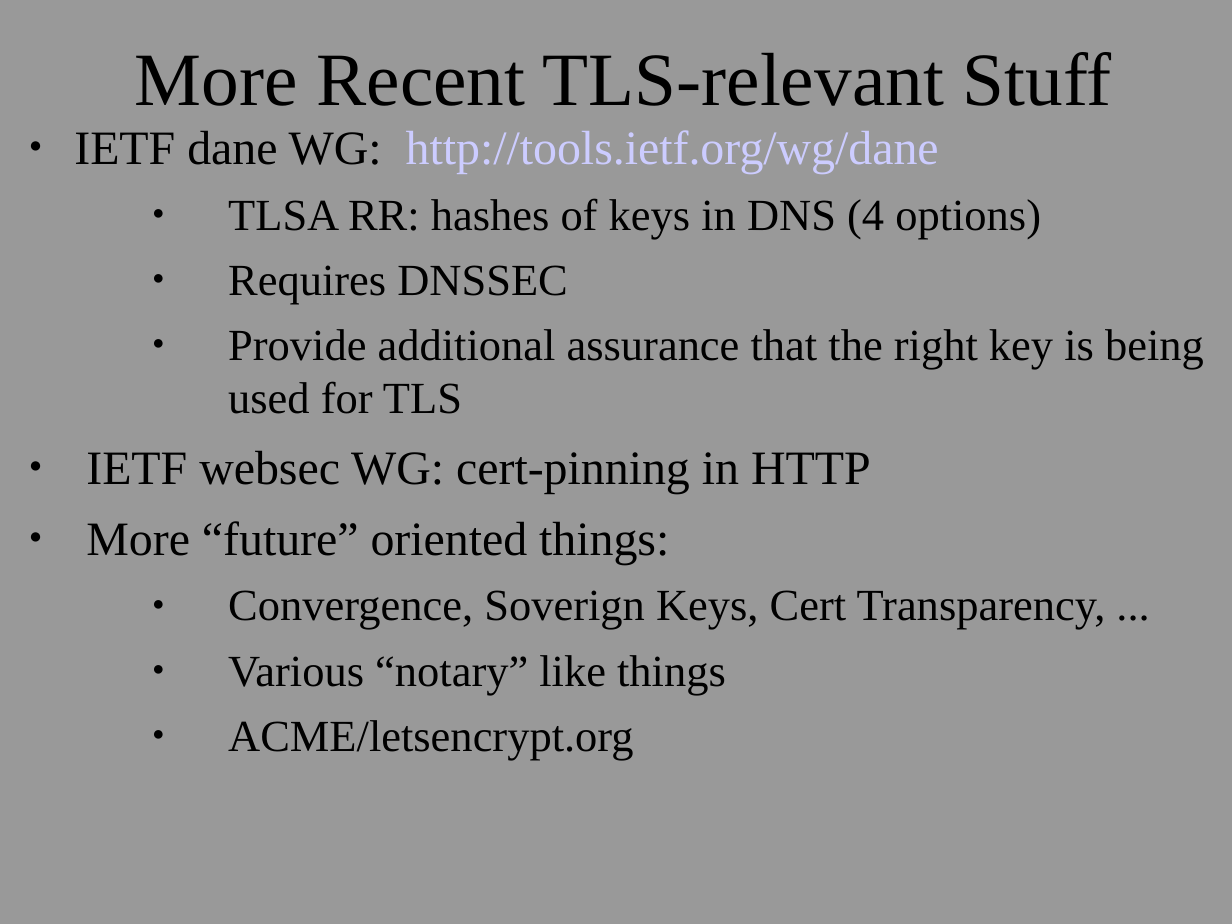
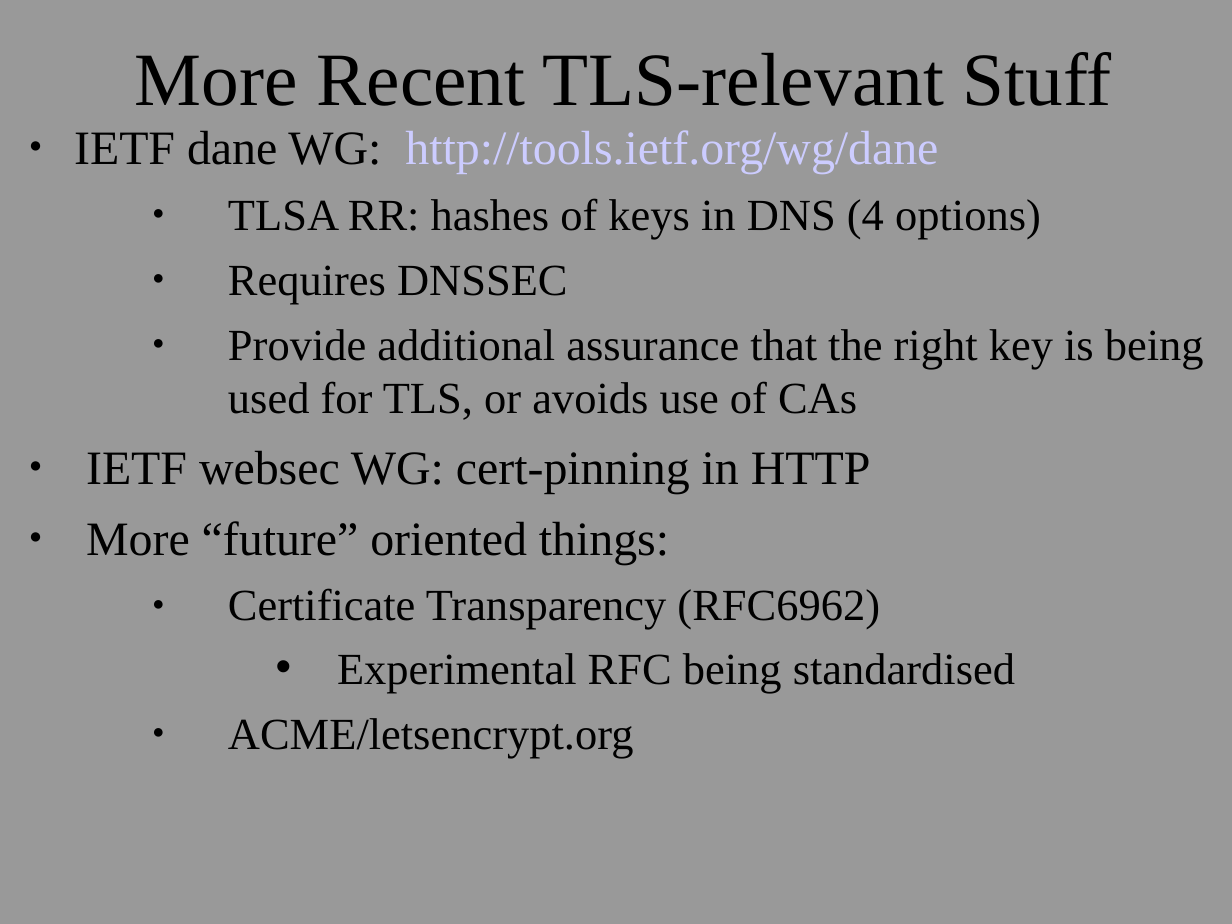
Before and after one commit to sftcd/cs7053, a slide deck: slide 58 of lectures/04-protocols/04-protocols.ppt. Drawn at 1232x924 pixels with LibreOffice and Linux fonts; fonts in the diff are those of the drawing. Boxes give left, top, right and bottom in pixels: in the first picture for what was removed or moved away, otherwise in the second. Text is boxed around its words. In the diff, an @@ line names an element or a change of style, - is before the commit and + after.

```diff
--- a/lectures/04-protocols/04-protocols.ppt
+++ b/lectures/04-protocols/04-protocols.ppt
@@ text at bbox=[228, 198, 1041, 758]: indent changed @@
@@ text at bbox=[228, 329, 1204, 420]: text changed @@
-  ● Provide additional assurance that the right key is being used for TLS
+  ● Provide additional assurance that the right key is being used for TLS, or avoids use of CAs
@@ text at bbox=[228, 588, 1015, 693]: text changed @@
-  ● Convergence, Soverign Keys, Cert Transparency, ...
-  ● Various “notary” like things
+  ● Certificate Transparency (RFC6962)
+    • Experimental RFC being standardised
```
Also in this commit, not shown: 8 other slides changed.
